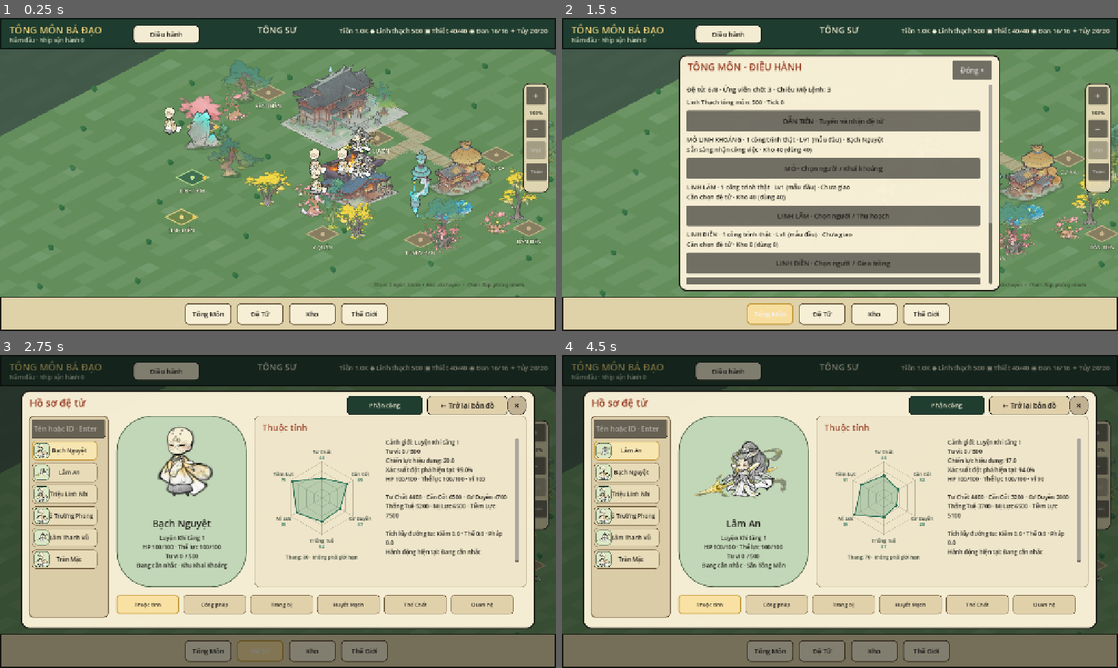
Above: before the commit, frames 1-4 (two rows, left to right).
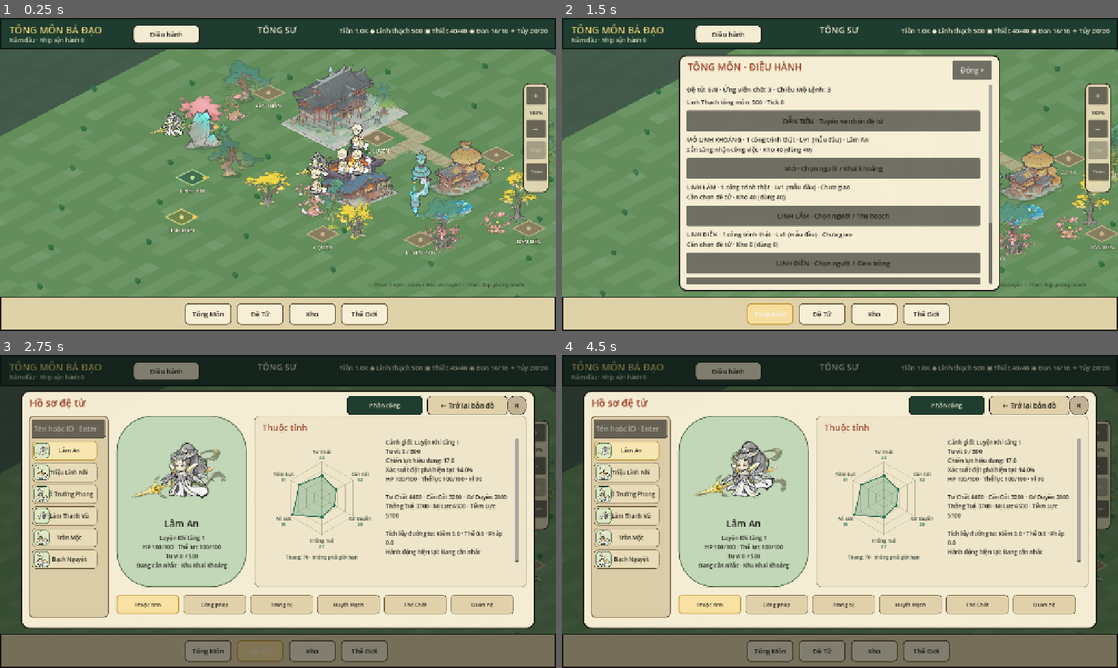
Above: after the commit, the same moments.

Repository: vuanhtuan161094-byte/TongMonBaDao
Game: Godot game, scene res://scenes/p3/p3_2_landscape_sect.tscn
Two runs of this game, one before a commit and one after it. Both use one fixed random seed, a clock stepped at 60 frames per second and the inputs below.
Inputs (mouse positions are in pixels of both pictures, inside the frame that each line leads up to):
- Up to frame 1 (0.25 s): no input
- Up to frame 2 (1.5 s): click (739, 115) at 0.52 s; click "Tông Môn" at 1.25 s
- Up to frame 3 (2.75 s): click "Đệ Tử" at 2 s
- Up to frame 4 (4.5 s): click (628, 430) at 2.77 s; type "12" at 2.85 s; click "Bạch Nguyệt" at 3.5 s; click "Lâm An" at 4.25 s

The runs differ from the first frame. In frame 1, 1.0% of the frame differs, in the area x 27-68%, y 28-52%; in frame 2, less than 0.1%; in frame 3, 3.0%, in the area x 6-90%, y 22-67%; in frame 4, 0.9%.

Commit message:
feat(G1): render cached verified Source A portraits for off-map disciples [skip ci]

Diff:
--- a/godot/src/presentation/p3_2_landscape_sect.gd
+++ b/godot/src/presentation/p3_2_landscape_sect.gd
@@ -35,6 +35,9 @@
 var female_motion_library: AnimationLibrary
 var workforce_return_building_id: StringName = &""
 var modular_live_actor_ids: Dictionary = {}
+# Only three source scenes currently: cache shared stand textures by scene path,
+# never make one atlas/AnimatedSprite2D per disciple or roster entry.
+var source_a_portrait_textures: Dictionary = {}
 
 var camera_controls_panel: Panel
 var camera_hint: Label
@@ -1189,6 +1192,32 @@
         building_management_feedback = "Đã hủy mẻ trên công trình này." if cancelled else "Không thể hủy mẻ hiện tại."
     _refresh_building_operation_content()
 
+# Resolve the same verified sex+seed visual as the map, even when this
+# disciple has not been instantiated as a map actor (paged roster / workforce).
+# Texture2D is shared across buttons and loaded once per accepted Source A rig.
+func _disciple_source_a_portrait_texture(disciple: DiscipleState) -> Texture2D:
+    if disciple == null:
+        return null
+    var scene_path := DiscipleSourceAVisualPool.scene_path_for_disciple(disciple)
+    if scene_path.is_empty():
+        return null
+    if source_a_portrait_textures.has(scene_path):
+        return source_a_portrait_textures[scene_path] as Texture2D
+    var packed := DiscipleSourceAVisualPool.scene_for_disciple(disciple)
+    if packed == null:
+        return null
+    var preview := packed.instantiate() as AnimatedSprite2D
+    if preview == null:
+        return null
+    var texture: Texture2D = null
+    var frames := preview.sprite_frames
+    if frames != null and frames.has_animation(&"stand") and frames.get_frame_count(&"stand") > 0:
+        texture = frames.get_frame_texture(&"stand",0)
+    preview.free()
+    if texture != null:
+        source_a_portrait_textures[scene_path] = texture
+    return texture
+
 func _disciple_avatar_button(disciple: DiscipleState, edge: float) -> Button:
     var avatar := Button.new()
     avatar.text = disciple.display_name.substr(0,1)
@@ -1196,18 +1225,22 @@
     avatar.add_theme_color_override("font_color",INK)
     avatar.add_theme_stylebox_override("normal",_style(Color(0.86,0.91,0.77),JADE_DARK,1,8))
     var actor := actor_nodes.get(str(disciple.id)) as ModularDiscipleActor
-    if actor != null and actor.baked_visual_active() and actor.baked_sprite != null:
-        var frames := actor.baked_sprite.sprite_frames
-        if frames != null and frames.has_animation(&"stand") and frames.get_frame_count(&"stand") > 0:
-            var portrait := TextureRect.new()
-            portrait.texture = frames.get_frame_texture(&"stand",0)
-            portrait.set_anchors_and_offsets_preset(Control.PRESET_FULL_RECT)
-            portrait.expand_mode = TextureRect.EXPAND_IGNORE_SIZE
-            portrait.stretch_mode = TextureRect.STRETCH_KEEP_ASPECT_CENTERED
-            portrait.mouse_filter = Control.MOUSE_FILTER_IGNORE
-            avatar.text = ""
-            avatar.add_child(portrait)
-            return avatar
+    # A real modular production body takes precedence over Source A artwork.
+    var can_show_baked := actor == null or not actor.production_body_active()
+    var baked_texture: Texture2D = null
+    if can_show_baked:
+        baked_texture = _disciple_source_a_portrait_texture(disciple)
+    if baked_texture != null:
+        var portrait := TextureRect.new()
+        portrait.name = "VerifiedSourceAPortrait"
+        portrait.texture = baked_texture
+        portrait.set_anchors_and_offsets_preset(Control.PRESET_FULL_RECT)
+        portrait.expand_mode = TextureRect.EXPAND_IGNORE_SIZE
+        portrait.stretch_mode = TextureRect.STRETCH_KEEP_ASPECT_CENTERED
+        portrait.mouse_filter = Control.MOUSE_FILTER_IGNORE
+        avatar.text = ""
+        avatar.add_child(portrait)
+        return avatar
 
     # Verified Source A portrait not yet imported for this disciple:
     # render a lightweight seed-stable face/hair/robe tile instead of a
@@ -4360,7 +4393,7 @@
 
     var selected_actor := actor_nodes.get(str(disciple.id)) as ModularDiscipleActor
     var selected_source_scene := DiscipleSourceAVisualPool.scene_for_disciple(disciple)
-    if selected_actor != null and selected_actor.baked_visual_active() and selected_source_scene != null:
+    if selected_source_scene != null and (selected_actor == null or not selected_actor.production_body_active()):
         # Keep the authored foot anchor while fitting each real crop in the
         # same profile art area; all three portrait surfaces use this scene.
         var artwork := selected_source_scene.instantiate() as AnimatedSprite2D
